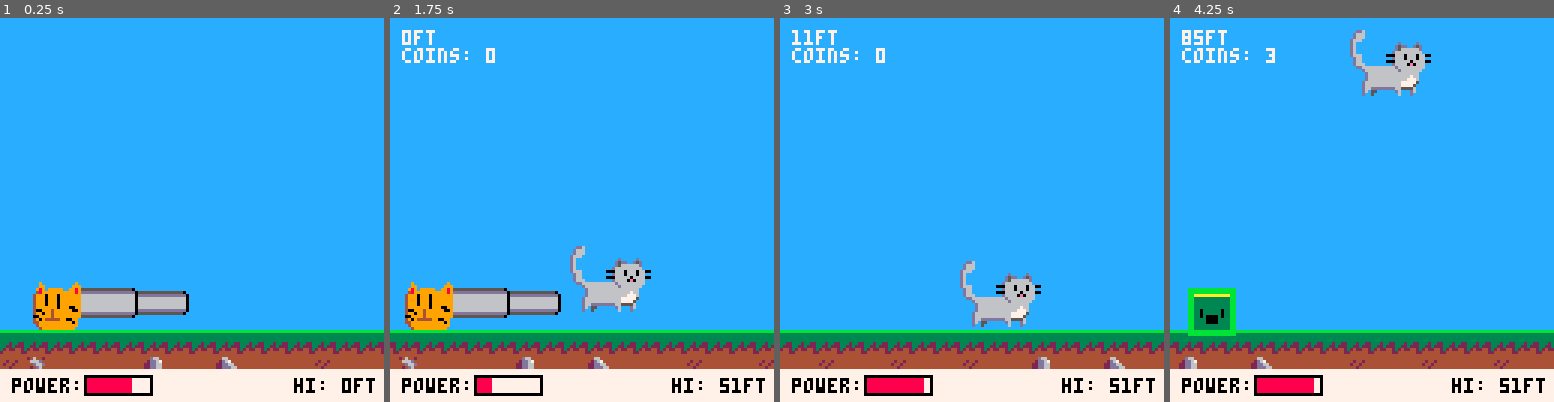
Above: before the commit, frames 1-4 (left to right).
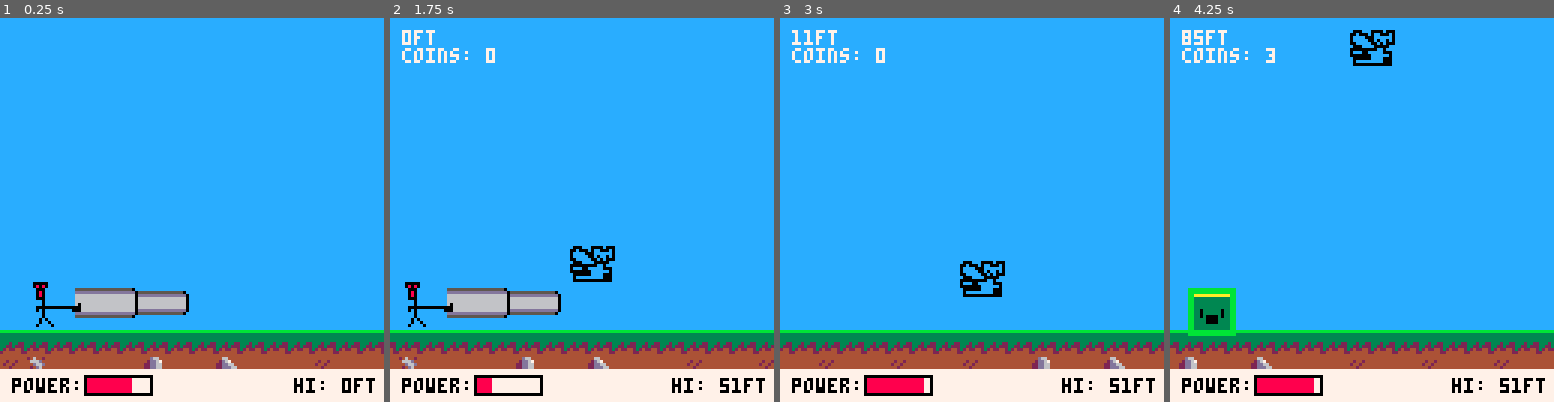
Above: after the commit, the same moments.

Repository: andrewedstrom/kitten-cannon-pico-8
Game: PICO-8 cartridge kitten-cannon.p8
Same seed, same stepped clock (60 frames per second), same inputs: the game is played once before the commit and once after it.
Inputs:
- Up to frame 1 (0.25 s): no input
- Up to frame 2 (1.75 s): tap X (X key) at 0.33, 1.07 s; tap O (Z key) at 0.7, 1.7 s
- Up to frame 3 (3 s): tap X (X key) at 1.85, 2.97 s; tap O (Z key) at 2.1, 2.5, 2.9 s; hold Up 2.15-2.42 s
- Up to frame 4 (4.25 s): tap O (Z key) at 3.3, 3.7, 4.1 s; hold Down 3.63-3.97 s; tap X (X key) at 4.08 s

The runs differ from the first frame. In frame 1, 1.3% of the frame differs, in the area x 8-22%, y 68-82%; in frame 2, 3.4%, in the area x 3-68%, y 59-82%; in frame 3, 2.1%; in frame 4, 2.1%.

Commit message:
just go crazy

Diff:
--- a/cannon.lua
+++ b/cannon.lua
@@ -31,7 +31,7 @@
             -- circfill(self.x - 2, self.y - 1, 2, 5)
             palt(0, false)
             palt(12, true)
-            sspr(112, 0, 16, 16, base_x, base_y)
+            sspr(112, 16, 16, 16, base_x, base_y)
         end,
         draw_power_bar = function(self)
             local max_bar_w = self.shot_timer_cycle_time / 2
--- a/player.lua
+++ b/player.lua
@@ -69,7 +69,7 @@
             else
                 palt(0, false)
                 palt(15, true)
-                sspr(8, 0, self.w + 1, self.h + 1, self.x, self.y)
+                sspr(64, 32, self.w + 1, self.h + 1, self.x, self.y)
                 pal()
             end
         end,
Not shown, changed: 30 lines of the sprite sheet (__gfx__) section of kitten-cannon.p8
